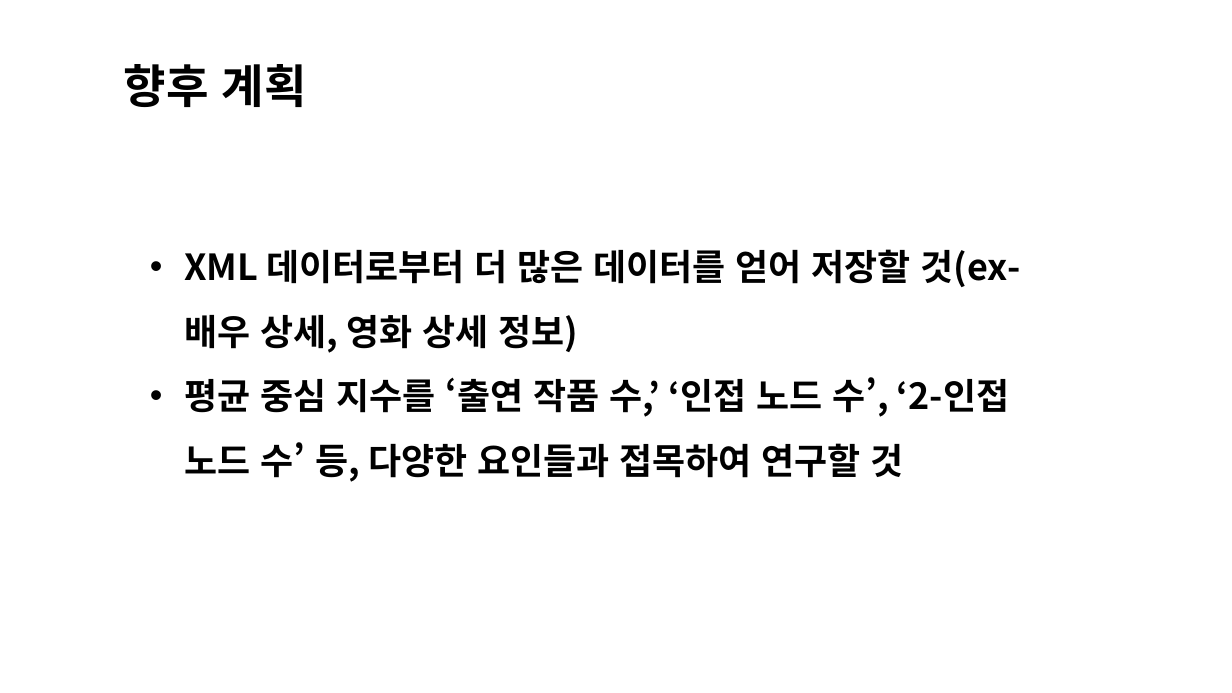
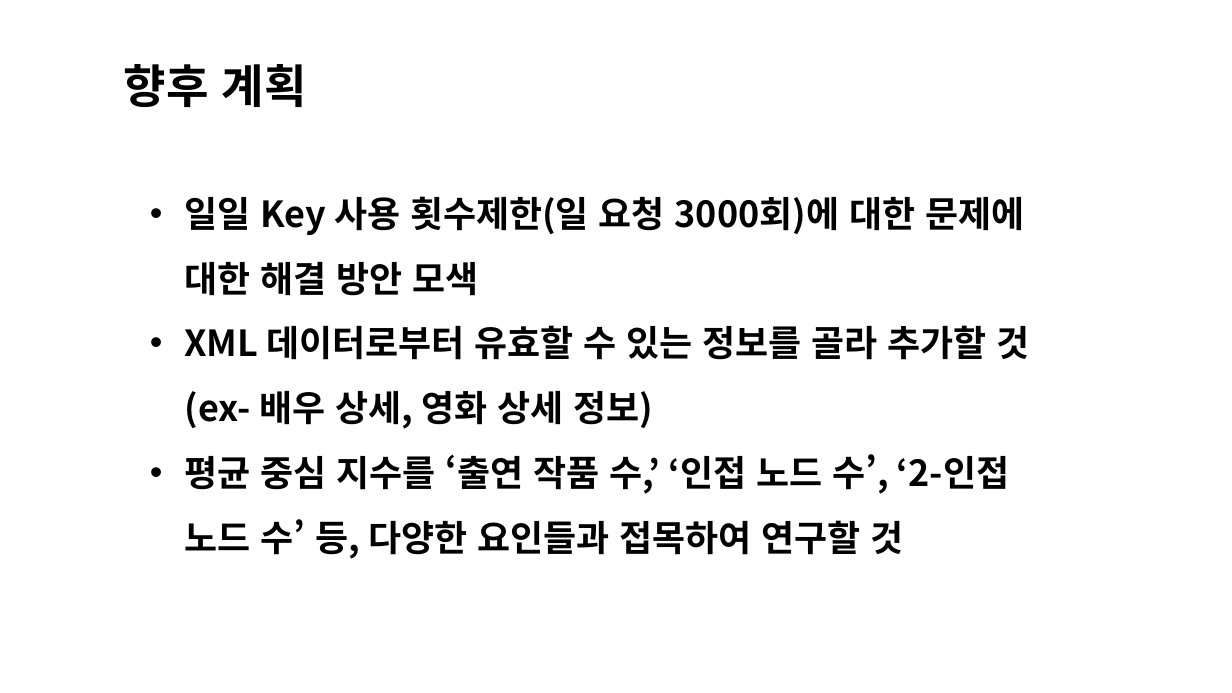
Before and after one commit to mydream757/Design-of-DataStructure, a slide deck: slide 11 of 3. Implementation.pptx (slide 9 before the commit). Drawn at 1232x693 pixels with LibreOffice and Linux fonts; fonts in the diff are those of the drawing; background and template pictures are left out. Boxes give left, top, right and bottom in pixels: in the first picture for what was removed or moved away, otherwise in the second. Text is boxed around its words. In the diff, an @@ line names an element or a change of style, - is before the commit and + after.

```diff
--- a/3. Implementation.pptx
+++ b/3. Implementation.pptx
@@ text "일일 Key 사용 횟수제한(일 요청 ...": place and size @@
-text "일일 Key 사용 횟수제한(일 요청 ..." at (184,249,1021,482)
+text "일일 Key 사용 횟수제한(일 요청 ..." at (184,196,1030,559)
@@ text at (184,196,1030,429): text changed @@
-• XML 데이터로부터 더 많은 데이터를 얻어 저장할 것(ex- 배우 상세, 영화 상세 정보)
+• 일일 Key 사용 횟수제한(일 요청 3000회)에 대한 문제에 대한 해결 방안 모색
+• XML 데이터로부터 유효할 수 있는 정보를 골라 추가할 것(ex- 배우 상세, 영화 상세 정보)
```
Also in this commit, not shown: 3 other slides changed, 5 slides added, 3 slides removed.
